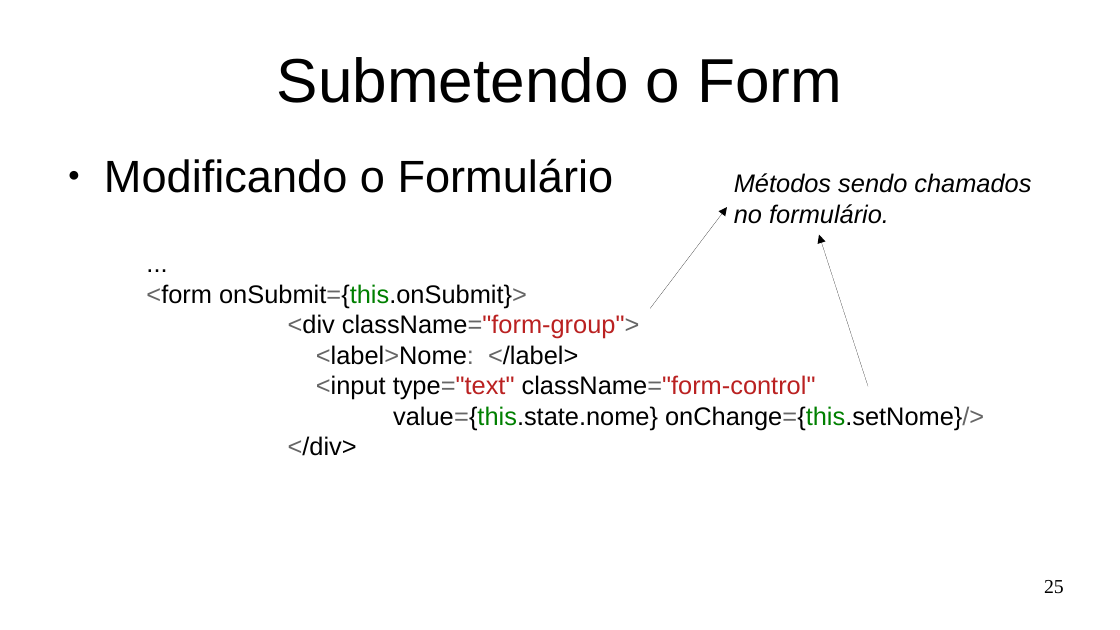
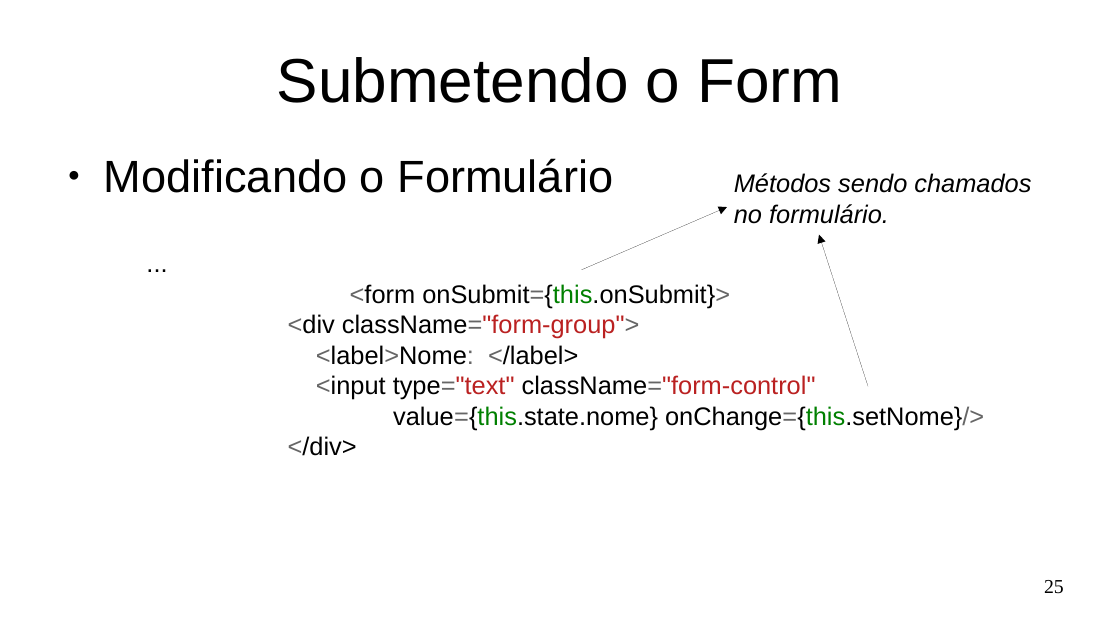
Before and after one commit to Marques-Dev/WEB_2020-1, a slide deck: slide 25 of SLIDES/aula03.odp. Drawn at 1120x630 pixels with LibreOffice and Linux fonts; fonts in the diff are those of the drawing. Boxes give left, top, right and bottom in pixels: in the first picture for what was removed or moved away, otherwise in the second. Text is boxed around its words. In the diff, an @@ line names an element or a change of style, - is before the commit and + after.

```diff
--- a/SLIDES/aula03.odp
+++ b/SLIDES/aula03.odp
@@ arrow moved from (650, 308) - (728, 207) to (581, 270) - (728, 207) @@
@@ text "..." rewrapped from [146, 284, 984, 456] to [288, 284, 984, 456] @@
```
Also in this commit, not shown: 15 other slides changed, 9 slides added, 6 other files.
